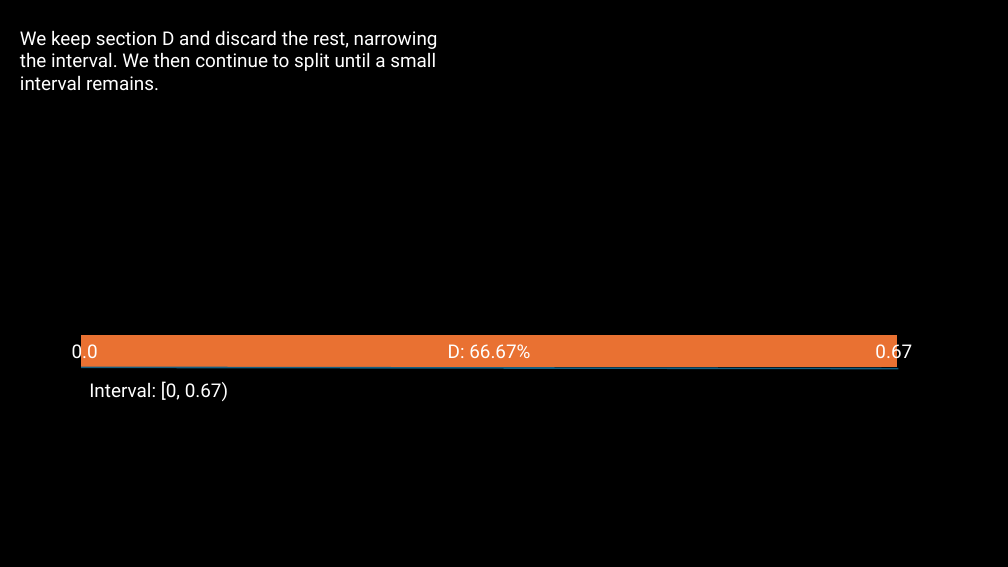
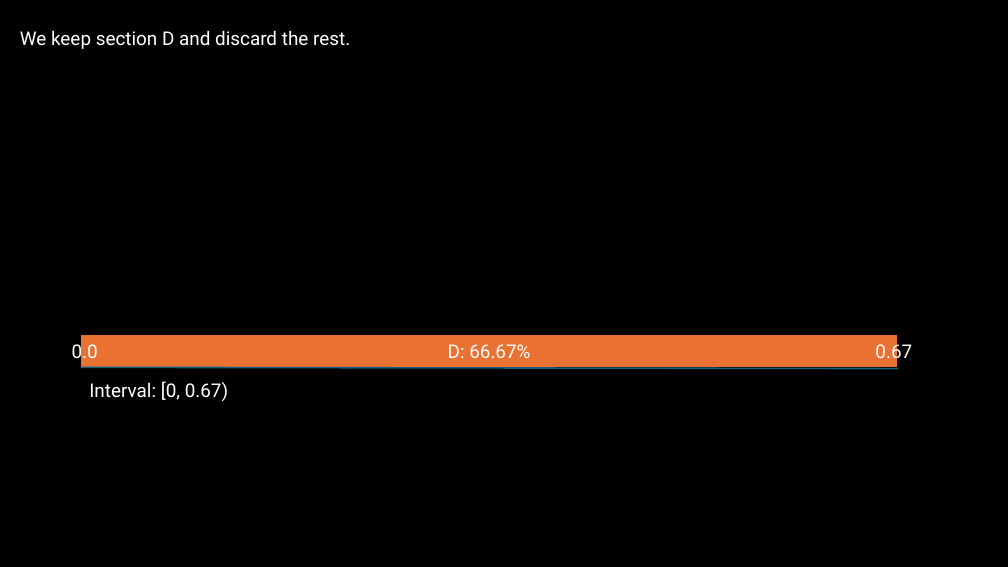
Before and after one commit to Tom-Croft/ECM3428, a slide deck: slide 5 of project_presentation.pptx. Drawn at 1008x567 pixels with LibreOffice and Linux fonts; fonts in the diff are those of the drawing. Boxes give left, top, right and bottom in pixels: in the first picture for what was removed or moved away, otherwise in the second. Text is boxed around its words. In the diff, an @@ line names an element or a change of style, - is before the commit and + after.

```diff
--- a/project_presentation.pptx
+++ b/project_presentation.pptx
@@ text at <box>20,30,350,49</box>: text changed @@
-We keep section D and discard the rest, narrowing the interval. We then continue to split until a small interval remains.
+We keep section D and discard the rest.
```
Also in this commit, not shown: 7 other slides changed.
